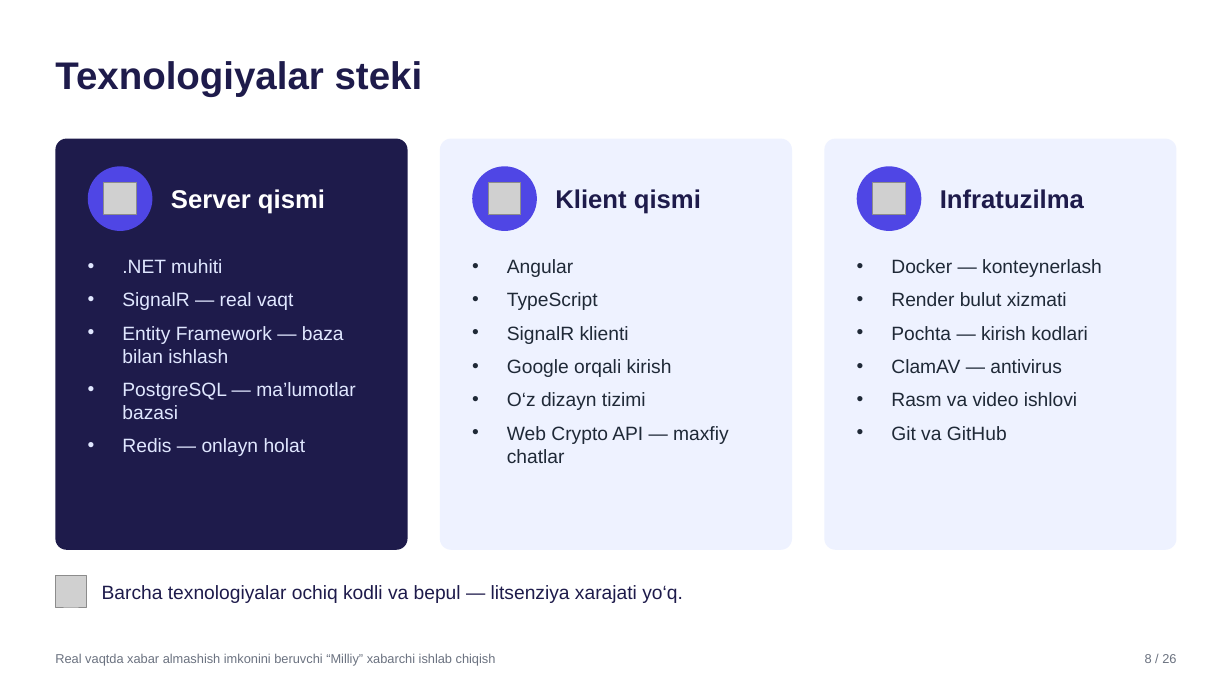
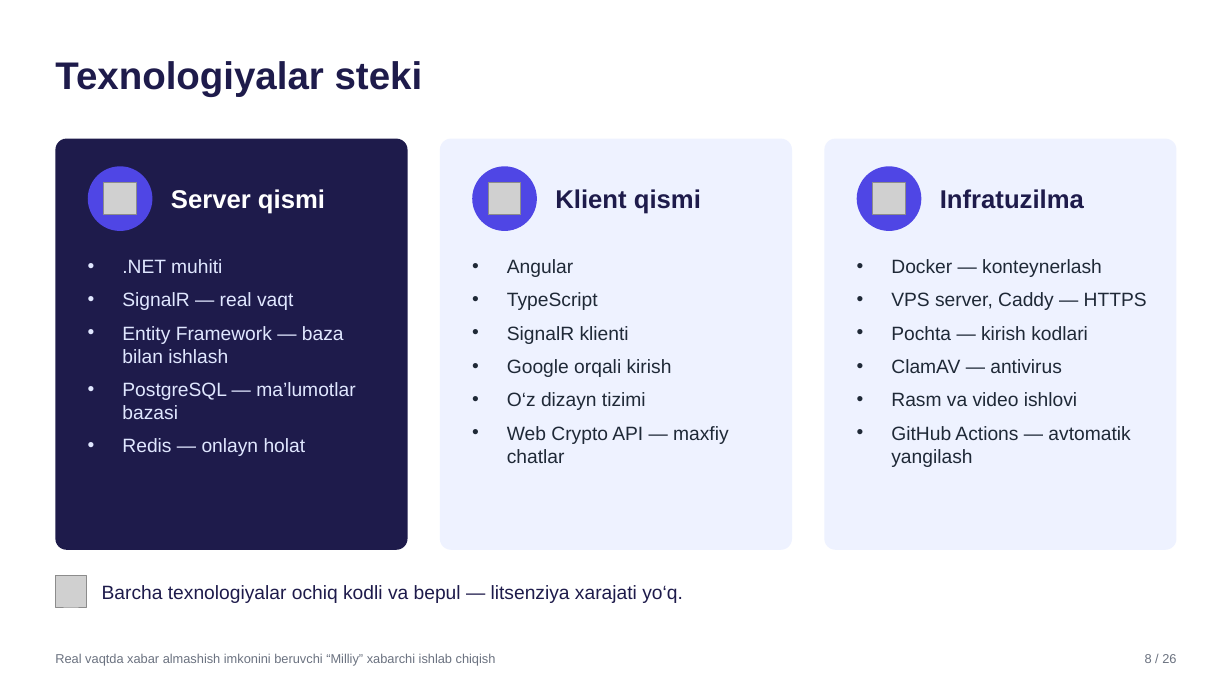
Before and after one commit to SardorSohinazarov/diplom-ish, a slide deck: slide 8 of diplom/Taqdimot_Sohinazarov_Sardor.pptx. Drawn at 1232x693 pixels with LibreOffice and Linux fonts; fonts in the diff are those of the drawing; grey boxes stand for pictures. Boxes give left, top, right and bottom in pixels: in the first picture for what was removed or moved away, otherwise in the second. Text is boxed around its words. In the diff, an @@ line names an element or a change of style, - is before the commit and + after.

```diff
--- a/diplom/Taqdimot_Sohinazarov_Sardor.pptx
+++ b/diplom/Taqdimot_Sohinazarov_Sardor.pptx
@@ text at (891, 292, 1147, 310): text changed @@
-• Render bulut xizmati
+• VPS server, Caddy — HTTPS
@@ text at (891, 426, 1130, 467): text changed @@
-• Git va GitHub
+• GitHub Actions — avtomatik yangilash
```
Also in this commit, not shown: 2 other slides changed, 12 other files.
